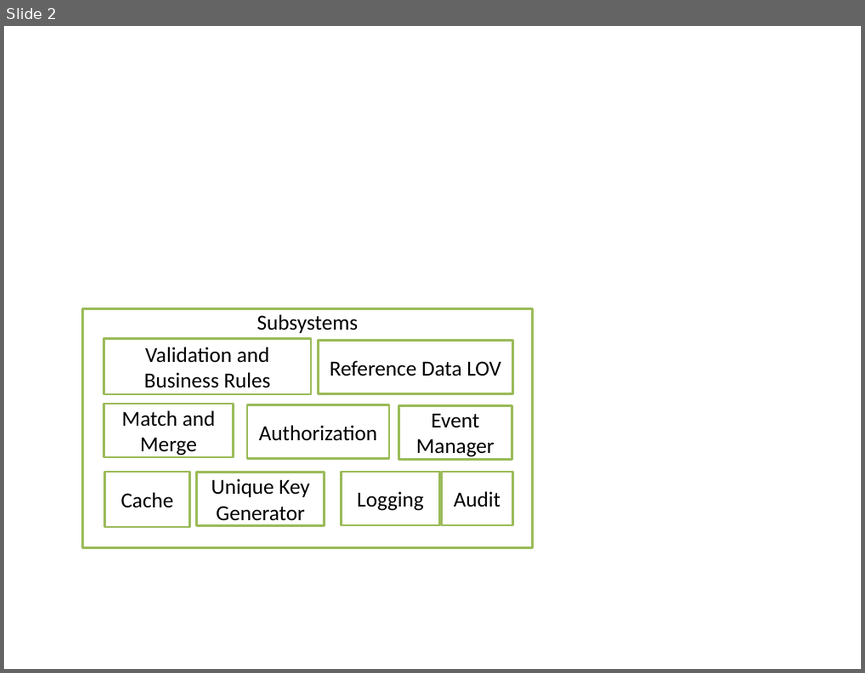
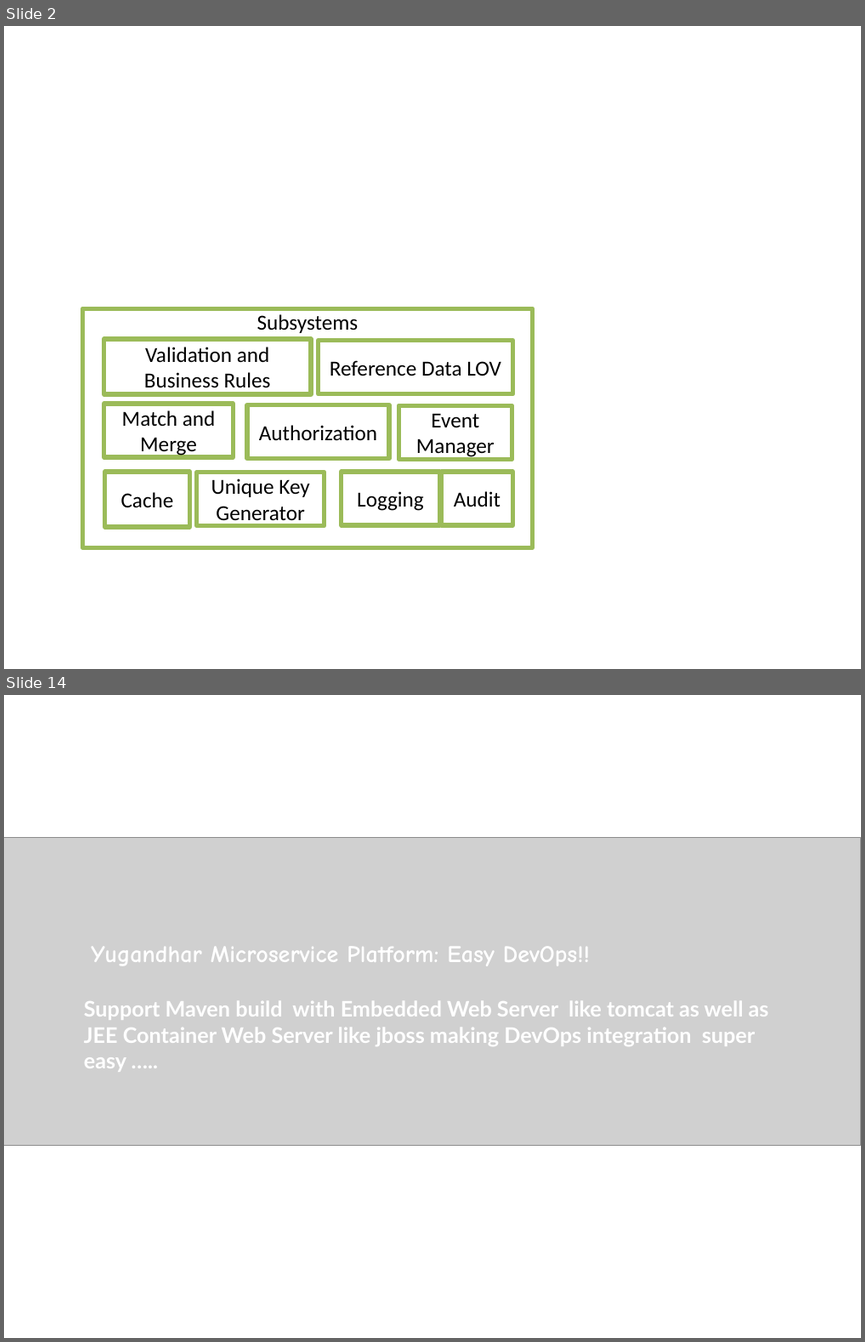
Before and after one commit to yugandharproject/YugandharMDMHubDocs, a slide deck: yugandhar-openmdm-doc/Architecture.pptx. Shown one above the other, each under a label of ours: slide 2 before the commit, slides 2 and 14 after it; the slides between them are not shown. The pictures are 865x673 and 865x1342 pixels, drawn with LibreOffice and Linux fonts; fonts in the diff are those of the drawing; grey boxes stand for pictures. Boxes give left, top, right and bottom in pixels: in the first picture for what was removed or moved away, otherwise in the second. Text is boxed around its words. In the diff, an @@ line names an element or a change of style, - is before the commit and + after.

```diff
--- a/yugandhar-openmdm-doc/Architecture.pptx
+++ b/yugandhar-openmdm-doc/Architecture.pptx
@@ slide 14 added at (4, 695, 861, 1338), background #FFFFFF @@
@@ picture added at (4, 838, 861, 1145) @@
@@ text added at (91, 946, 590, 966), 20 pt, text #FFFFFF, bold @@
+Yugandhar Microservice Platform: Easy DevOps!!
@@ text added at (84, 1001, 769, 1046), 18 pt, text #FFFFFF, bold @@
+Support Maven build with Embedded Web Server like tomcat as well as JEE Container Web Server like jboss making DevOps integration super easy …..
@@ slide 2 changed as well @@
@@ outline #9BBB59 2 pt to #9BBB59 3.78 pt in 7 elements at (83, 309, 533, 548), (104, 339, 312, 394), (105, 471, 190, 528), (247, 405, 390, 458), (341, 471, 440, 525), (441, 471, 512, 525), (104, 404, 234, 457) @@
```
Also in this commit, not shown: 2 other slides changed, 12 other slides added, 1 slide removed, 4 other files.
